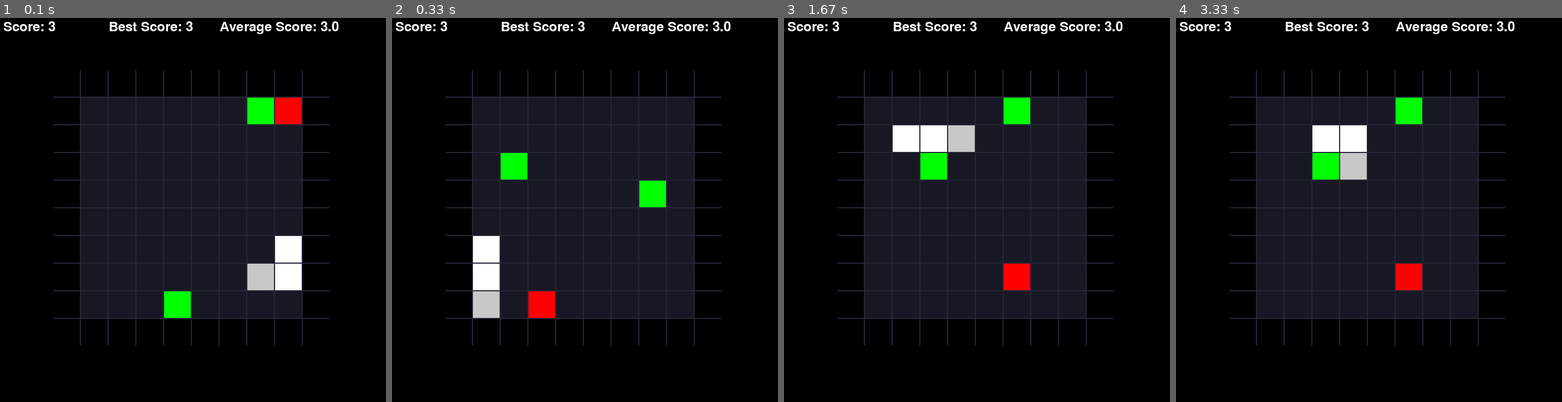
Above: before the commit, frames 1-4 (left to right).
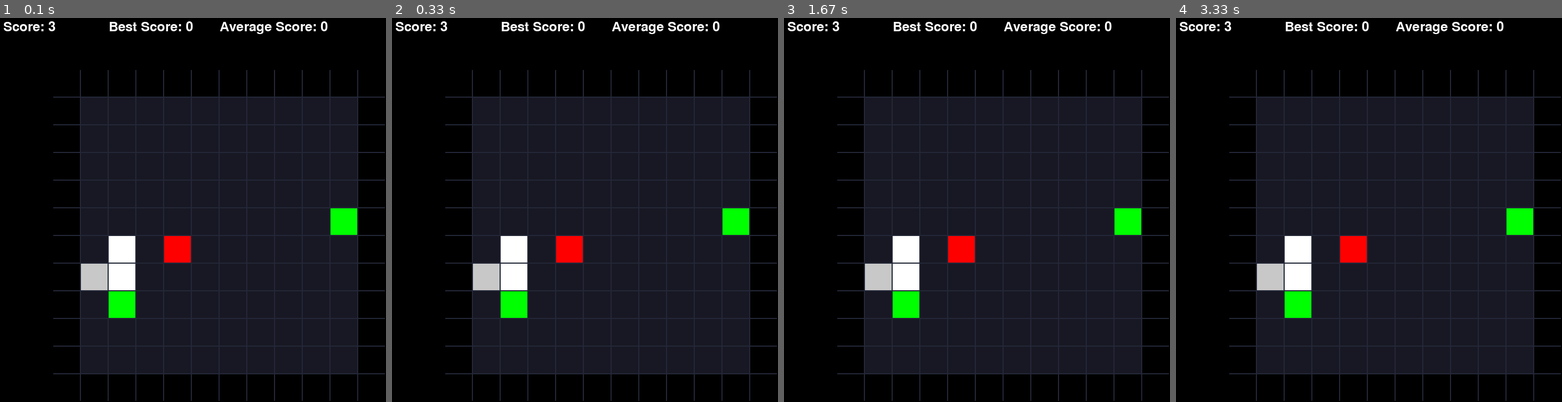
Above: after the commit, the same moments.

Repository: Romeovcn/L2S
Game: pygame game, started from main.py
Two runs of this game, one before a commit and one after it. Both use one fixed random seed, a clock stepped at 60 frames per second and the inputs below.
Inputs:
- Up to frame 1 (0.1 s): no input
- Up to frame 2 (0.33 s): no input
- Up to frame 3 (1.67 s): tap B at 0.33 s; hold D 0.67-1.13 s; hold W 1.17-1.63 s
- Up to frame 4 (3.33 s): tap P at 1.67 s; hold A 2.5-3.03 s; hold B from 3.07 s (still down); hold S from 3.07 s (still down)

The runs differ from the first frame. In frame 1, 24% of the frame differs, in the area x 13-100%, y 0-100%; in frame 2, 24%; in frame 3, 24%; in frame 4, 24%.

Commit message:
adding direction value to prevent from going backward

Diff:
--- a/game_engine/draw.py
+++ b/game_engine/draw.py
@@ -9,8 +9,8 @@
 
 	GAME_SIZE = min(width, height)
 	SQUARE_SIZE = 48
-	ROWS = 10
-	COLS = 10
+	ROWS = 12
+	COLS = 12
 	best_score = game_data["best_score"]
 	nb_game = game_data["nb_game"]
 	total_score = game_data["total_score"]
@@ -18,7 +18,7 @@
 	average_score = round(average_score, 2)
 
 	screen.fill((0, 0, 0)) # Fill the screen with black
-	pygame.draw.rect(screen, BG_COLOR, (100, 100, 498, 498)) # Fill the board
+	pygame.draw.rect(screen, BG_COLOR, (100, 100, 598, 598)) # Fill the board
 	font = pygame.font.Font(None, 36)
 	score_text = font.render(f"Score: {snake_len}", True, (255, 255, 255))
 	best_score_text = font.render(f"Best Score: {best_score}", True, (255, 255, 255))
@@ -46,8 +46,8 @@
 	SQUARE_SIZE = 48
 	GAME_START_OFFSET = 100
 
-	for y in range(10):
-		for x in range(10):
+	for y in range(12):
+		for x in range(12):
 			cell = map[y][x]
 			x_offset = x * FULL_SQUARE_SIZE + GAME_START_OFFSET
 			y_offset = y * FULL_SQUARE_SIZE + GAME_START_OFFSET
--- a/game_engine/events.py
+++ b/game_engine/events.py
@@ -1,19 +1,34 @@
-def check_key_events(pygame, event, running, direction, pause):
+from q_learning.get_state import get_state
+
+def check_key_events(pygame, event, running, need_update, direction, pause, map, snake_pos):
+	"""
+	Returns: running(True|False), need_update(True|False), direction(direction|None), pause(True|False)
+	"""
 	if event.type == pygame.QUIT: # Check for QUIT event
-		return False, None, False
+		return False, False, None, False
+
 	if event.type == pygame.KEYDOWN: # Check for KEYDOWN event
 		key = pygame.key.get_pressed()
 		if key[pygame.K_ESCAPE] or key[pygame.K_q]:
 			running = False
-		elif key[pygame.K_w]:
+		if key[pygame.K_w]: #  and pause:
+			print("UP")
 			direction = "UP"
-		elif key[pygame.K_s]:
+			need_update = True
+		elif key[pygame.K_s]: #  and pause:
+			print("DOWN")
 			direction = "DOWN"
-		elif key[pygame.K_a]:
+			need_update = True
+		elif key[pygame.K_a]: #  and pause:
+			print("LEFT")
 			direction = "LEFT"
-		elif key[pygame.K_d]:
+			need_update = True
+		elif key[pygame.K_d]: #  and pause:
+			print("RIGHT")
 			direction = "RIGHT"
+			need_update = True
 		elif key[pygame.K_p]: # Pause the game
+			print("AI is paused")
 			pause = True if not pause else False
 		# elif key[pygame.K_SPACE]: # Play turn by turn
 			# if pause:
@@ -22,5 +37,7 @@
 		# 	speed = speed - 0.1 if speed - 0.1 > 0 else 0
 		# 	print(f"{GREEN}Speed: {speed}{RESET}")
 		# elif key[pygame.K_DOWN]: # Decrease speed
-		# elif key[pygame.K_b]: # Debug print
-	return running, direction, pause
+		elif key[pygame.K_b]: # Debug print
+			get_state(map, snake_pos)
+	# print(running, need_update, direction, pause)
+	return running, need_update, direction, pause
--- a/game_engine/generate_map.py
+++ b/game_engine/generate_map.py
@@ -23,16 +23,18 @@
 	return map
 
 def generate_random_map():
-	map =	[["W", "W", "W", "W", "W", "W", "W", "W", "W", "W"],
-			["W", "0", "0", "0", "0", "0", "0", "0", "0", "W"],
-			["W", "0", "0", "0", "0", "0", "0", "0", "0", "W"],
-			["W", "0", "0", "0", "0", "0", "0", "0", "0", "W"],
-			["W", "0", "0", "0", "0", "0", "0", "0", "0", "W"],
-			["W", "0", "0", "0", "0", "0", "0", "0", "0", "W"],
-			["W", "0", "0", "0", "0", "0", "0", "0", "0", "W"],
-			["W", "0", "0", "0", "0", "0", "0", "0", "0", "W"],
-			["W", "0", "0", "0", "0", "0", "0", "0", "0", "W"],
-			["W", "W", "W", "W", "W", "W", "W", "W", "W", "W"]]
+	map =	[["W", "W", "W", "W", "W", "W", "W", "W", "W", "W", "W", "W"],
+			["W", "0", "0", "0", "0", "0", "0", "0", "0", "0", "0", "W"],
+			["W", "0", "0", "0", "0", "0", "0", "0", "0", "0", "0", "W"],
+			["W", "0", "0", "0", "0", "0", "0", "0", "0", "0", "0", "W"],
+			["W", "0", "0", "0", "0", "0", "0", "0", "0", "0", "0", "W"],
+			["W", "0", "0", "0", "0", "0", "0", "0", "0", "0", "0", "W"],
+			["W", "0", "0", "0", "0", "0", "0", "0", "0", "0", "0", "W"],
+			["W", "0", "0", "0", "0", "0", "0", "0", "0", "0", "0", "W"],
+			["W", "0", "0", "0", "0", "0", "0", "0", "0", "0", "0", "W"],
+			["W", "0", "0", "0", "0", "0", "0", "0", "0", "0", "0", "W"],
+			["W", "0", "0", "0", "0", "0", "0", "0", "0", "0", "0", "W"],
+			["W", "W", "W", "W", "W", "W", "W", "W", "W", "W", "W", "W"]]
 
 	snake_head_pos = [random.randint(1, 8), random.randint(1, 8)]
 	map[snake_head_pos[0]][snake_head_pos[1]] = "H"
--- a/main.py
+++ b/main.py
@@ -35,6 +35,8 @@
 		print_map(map)
 		pass
 
+# def get_direction(snake_pos):
+
 def main():
 	pygame.init()
 	width, height = 700, 700
@@ -55,6 +57,7 @@
 		print(f"Episode: {episode}")
 		map, snake_pos = generate_random_map()
 		direction = None
+		need_update = False
 		draw_chessboard(screen, width, height, 3, game_data)
 		draw_game(screen, map)
 		pygame.display.flip()
@@ -63,17 +66,18 @@
 		while running:
 			# current_time = pygame.time.get_ticks()
 			for event in pygame.event.get():
-					running, direction, pause = check_key_events(pygame, event, running, direction, pause)
+					running, need_update, direction, pause = check_key_events(pygame, event, running, need_update, direction, pause, map, snake_pos)
 
-			if not pause:
-				direction = calculate_next_move(map, snake_pos, epsilon, q_table)
-				epsilon = max(min_epsilon, epsilon * epsilon_decay) # Decay epsilon
+			# if not pause:
+			# 	direction = calculate_next_move(map, snake_pos, epsilon, q_table)
+			# 	epsilon = max(min_epsilon, epsilon * epsilon_decay) # Decay epsilon
 
-			if direction:
-				print(f"Direction: {direction}")
-				if perform_move(map, snake_pos, direction, game_data, screen, width, height) == -1:
-					break
-				direction = None
+			# if need_update:
+			# 	print(f"Direction: {direction}")
+			# 	if perform_move(map, snake_pos, direction, game_data, screen, width, height) == -1:
+			# 		break
+			# 	# direction = None
+			# 	need_update = False
 
 			# clock.tick(20)
 
--- a/q_learning/ai.py
+++ b/q_learning/ai.py
@@ -56,7 +56,7 @@
 	if target_cell['value'] == "G":
 		return 10
 	if target_cell['value'] == "R":
-		return -20
+		return -10
 	if target_cell['value'] == "W" or target_cell['value'] == "S":
 		return -100
 	return 0
--- a/q_learning/get_state.py
+++ b/q_learning/get_state.py
@@ -1,14 +1,20 @@
+def check_up(map, snake_pos):
+	pass
+
 def get_state(map, snake_pos):
+	# Check if there is a danger in the next cell in this direction. 0: No, 1: Yes
 	DANGER_UP = 0
 	DANGER_DOWN = 0
 	DANGER_RIGHT = 0
 	DANGER_LEFT = 0
 
+	# Check if there is a green apple in this direction. 0: No, 1: Yes and no obstacles, 2: Yes in the direct next cell
 	GREEN_UP = 0
 	GREEN_DOWN = 0
 	GREEN_RIGHT = 0
 	GREEN_LEFT = 0
 
+	# Check if there is a red apple in the next cell in this direction. 0: No, 1: Yes
 	RED_UP = 0
 	RED_DOWN = 0
 	RED_RIGHT = 0
@@ -50,4 +56,7 @@
 		RED_RIGHT = 1
 
 	state = f"DU_{DANGER_UP} DD_{DANGER_DOWN} DL_{DANGER_LEFT} DR_{DANGER_RIGHT}, GU_{GREEN_UP} GD_{GREEN_DOWN} GL_{GREEN_LEFT} GR_{GREEN_RIGHT}, RU_{RED_UP} RD_{RED_DOWN} RL_{RED_LEFT} RR_{RED_RIGHT}"
+	print(state)
 	return state
+
+# DU_{DANGER_UP} DD_{DANGER_DOWN} DL_{DANGER_LEFT} DR_{DANGER_RIGHT}, GU_{GREEN_UP} GD_{GREEN_DOWN} GL_{GREEN_LEFT} GR_{GREEN_RIGHT}, RU_{RED_UP} RD_{RED_DOWN} RL_{RED_LEFT} RR_{RED_RIGHT}
